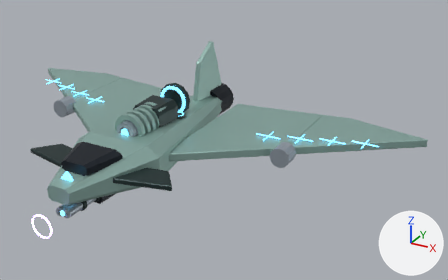
The Blender file out/combat_reference/s12/s12.blend: old version first, new version second.
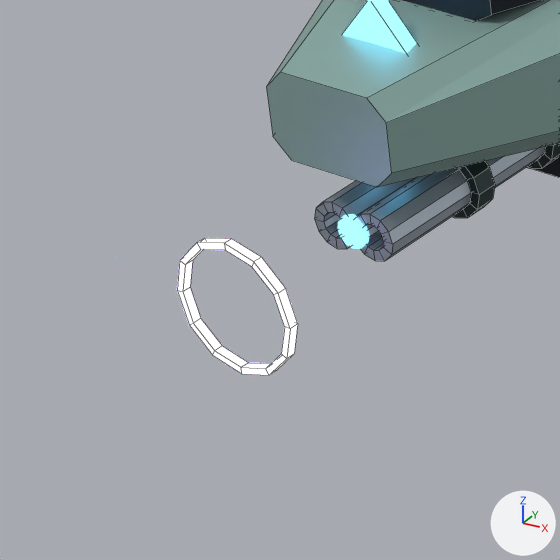
Each version appears first whole from a camera (50 mm lens) standing at (5.51, -7.64, 5.34) and looking at (1.1, 0.37, 1.34), and next in a close-up on the part from 0% to 22% of the width and 62% to 97% of the height. The lights are fixed; the arrows at lower right show +X, +Y and +Z. The first two pictures are the older version. Both versions are drawn at frame 16 of the action 's12:light:fx_light_wake'; the numbers are the values there. The close-ups show mesh edges as thin lines.

Objects in the first close-up: 'Combat compression annulus', 'Dark nose canopy', 'Diamond blue nose sensor', 'Faceted aerodynamic fuselage', 'Light muzzle emission', 'Light weapon open bore', 'Light weapon open bore.001', 'Weapon cooling collar.003' and 2 more.
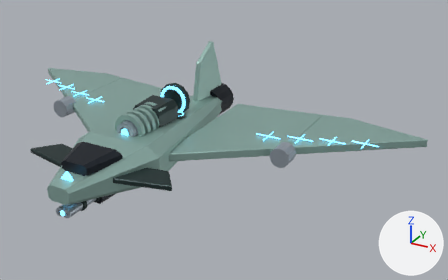
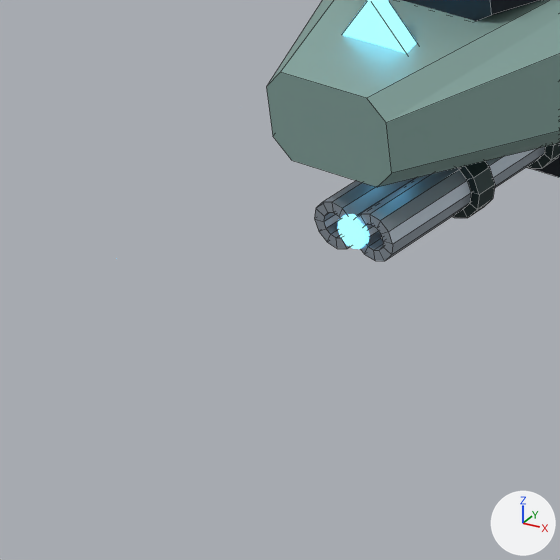
ob_fx_light_wake is not drawn itself; it is the parent of ob_combat_compression_annulus.

The change, as JSON lines over the scene's bpy script:
```json
{"op": "set", "path": "ob_fx_light_wake.location", "old": "(0.0, -0.395, 0.0)", "new": "(0.0, 0.177, 0.0)"}
{"op": "set", "path": "ob_fx_light_wake.scale", "old": "(0.982, 0.982, 0.982)", "new": "(0.0325, 0.0325, 0.0325)"}
{"op": "remove", "block": "ob_combat_compression_annulus", "code": ["ob_combat_compression_annulus = bpy.data.objects.new('Combat compression annulus', me_combat_compression_annulus)", "ob_combat_compression_annulus.parent = ob_fx_light_wake", "ob_combat_compression_annulus.location = (0.0, 0.0, 0.0)"]}
```

Where the change shows, as pixel boxes [x1, y1, x2, y2] in the close-ups (560 x 560 px):
```json
{"object": "Combat compression annulus", "change": "deleted", "before": [177, 238, 298, 375]}
```
